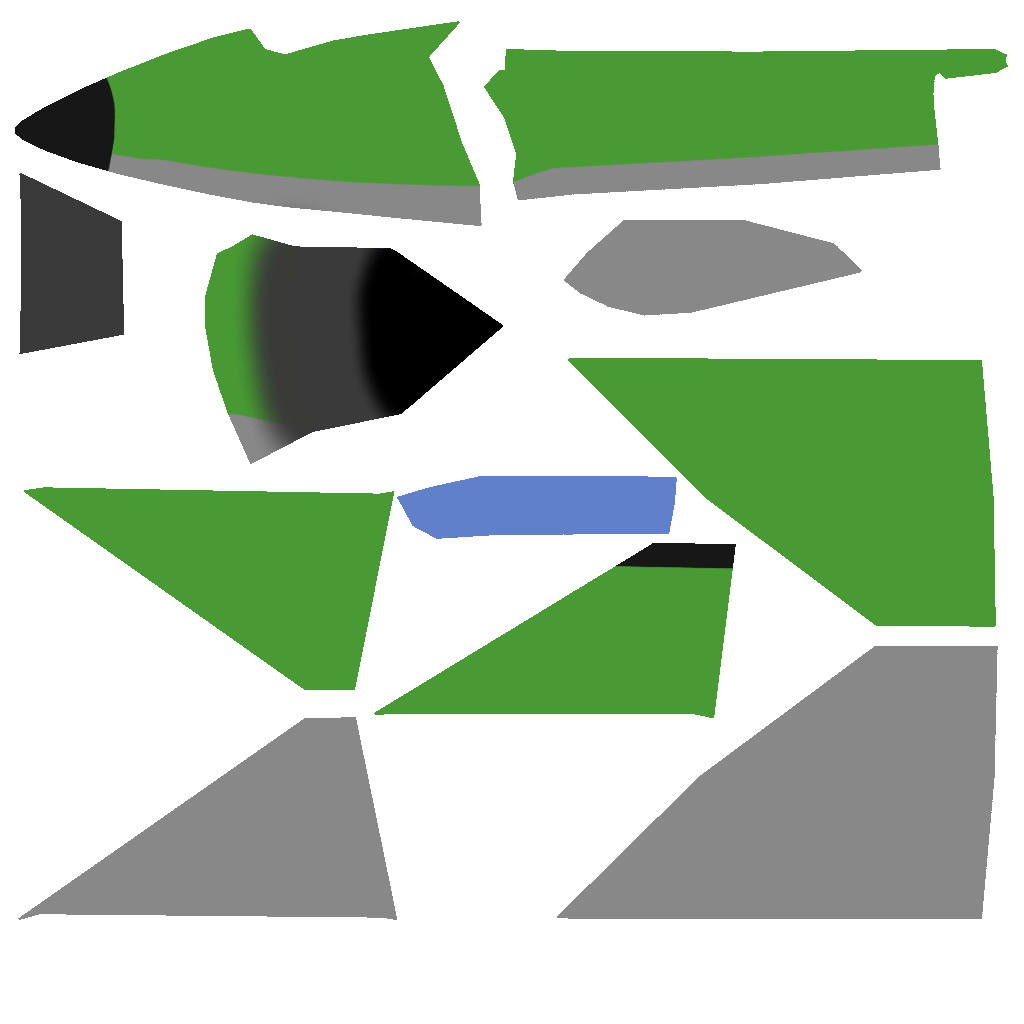
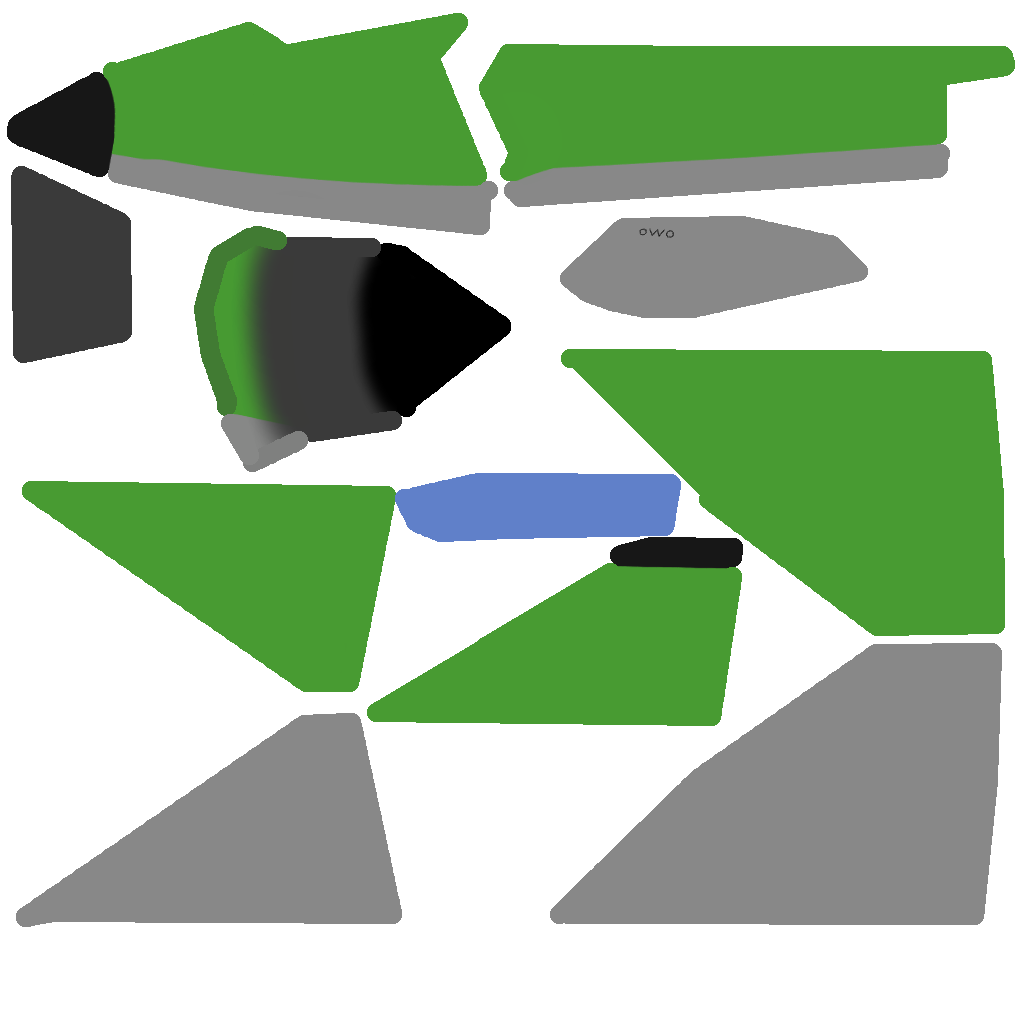
Comparing the layer stacks of the two (1024, 1024) images. Changes:
painted on "Layer" over [7, 13, 1015, 927]
